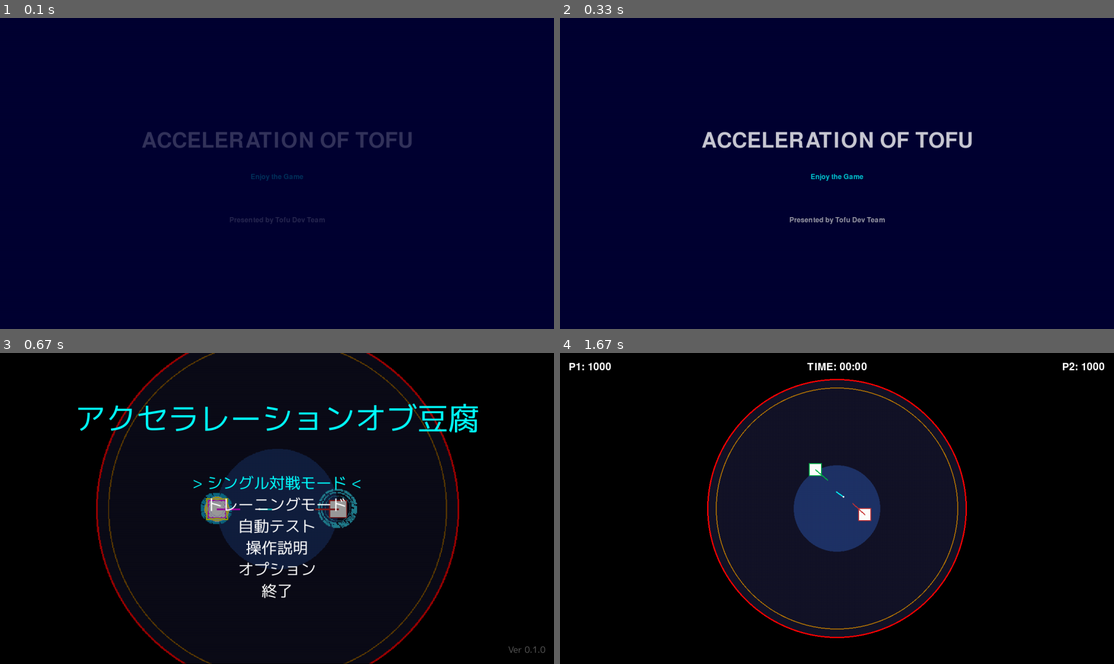
Above: before the commit, frames 1-4 (two rows, left to right).
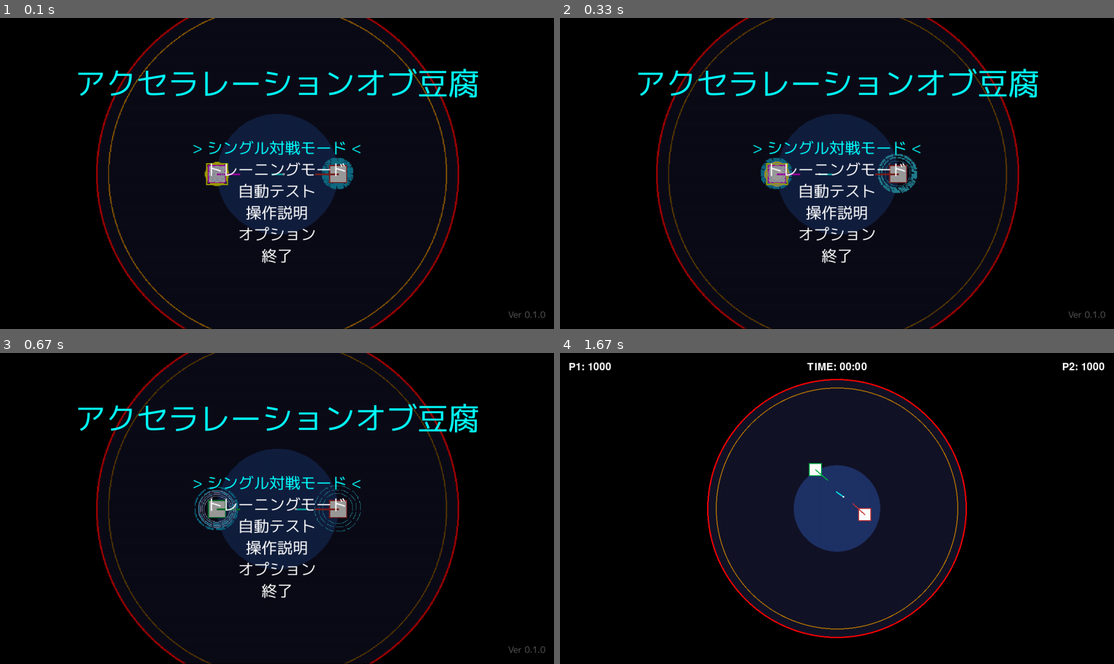
Above: after the commit, the same moments.

Repository: YuujiKamura/Acceleration-of-Tofu
Game: pygame game, started from main.py
Same seed, same stepped clock (60 frames per second), same inputs: the game is played once before the commit and once after it.
Inputs:
- Up to frame 1 (0.1 s): no input
- Up to frame 2 (0.33 s): no input
- Up to frame 3 (0.67 s): hold Right from 0.33 s (still down)
- Up to frame 4 (1.67 s): release Right at 0.8 s; tap Z at 0.83, 1.57 s; hold Up 1.17-1.47 s; hold Right from 1.5 s (still down); hold D from 1.5 s (still down)

The runs differ from the first frame. In frame 1, 99% of the frame differs, in the area x 0-100%, y 0-100%; in frame 2, 100%; in frame 3, 1.0%; in frame 4, nothing differs.

Commit message:
feat(ui): 紺色スプラッシュ (ACCELERATION OF TOFU / Enjoy the Game) を廃止
起動直後に 2.5 秒表示されていた SplashScreenState は、pygbag ローダー
＋タイトル画面の間に挟まる余計なフェード画面でしかなく UX 的に不要。
丸ごと削除し、Game.__init__ が既に行っている TitleState への遷移を
そのまま使う。

Diff:
--- a/game/states.py
+++ b/game/states.py
@@ -772,98 +772,3 @@
             text = self.menu_font.render(item, True, color)
             x, y = self.menu_positions[i]
             screen.blit(text, (x - text.get_width() // 2, y - text.get_height() // 2))
-
-
-class SplashScreenState(BaseState):
-    """スプラッシュスクリーン状態 - ゲーム起動時に表示される"""
-
-    def __init__(self, game: "Game"):
-        super().__init__(game)
-        self.display_duration = 2500  # 表示時間 (ミリ秒)
-        self.fade_duration = 400  # フェード時間 (ミリ秒)
-        self.start_time = pygame.time.get_ticks()
-        self.force_transition_after = 2500
-        self.transition_started = False
-
-        self.font_large = pygame.font.Font(None, 72)
-        self.font_small = pygame.font.Font(None, 24)
-
-        self.alpha = 0
-        self.fade_state = 0  # 0: フェードイン, 1: 表示中, 2: フェードアウト, 3: 完了
-        self.logo_text = "ACCELERATION OF TOFU"
-        self.subtitle_text = "Enjoy the Game"
-        self.credit_text = "Presented by Tofu Dev Team"
-
-    def handle_input(self, event: pygame.event.Event):
-        if event.type == pygame.KEYDOWN:
-            self.skip_to_title()
-
-    def skip_to_title(self):
-        """即座にタイトル画面に遷移"""
-        if self.transition_started:
-            return
-        self.transition_started = True
-        self.game.change_state(TitleState(self.game))
-
-    def update(self):
-        """スプラッシュ画面の更新処理"""
-        if self.transition_started:
-            return
-
-        current_time = pygame.time.get_ticks()
-        elapsed_time = current_time - self.start_time
-
-        # 強制遷移チェック
-        if elapsed_time >= self.force_transition_after:
-            self.skip_to_title()
-            return
-
-        # フェードイン
-        if self.fade_state == 0:
-            if elapsed_time < self.fade_duration:
-                self.alpha = int(255 * (elapsed_time / self.fade_duration))
-            else:
-                self.alpha = 255
-                self.fade_state = 1
-
-        # 表示中
-        elif self.fade_state == 1:
-            if elapsed_time > self.display_duration - self.fade_duration:
-                self.fade_state = 2
-
-        # フェードアウト
-        elif self.fade_state == 2:
-            fade_progress = (
-                elapsed_time - (self.display_duration - self.fade_duration)
-            ) / self.fade_duration
-            self.alpha = max(0, int(255 * (1 - fade_progress)))
-            if self.alpha <= 0:
-                self.fade_state = 3
-                self.skip_to_title()
-
-    def draw(self, screen: pygame.Surface):
-        """スプラッシュ画面の描画"""
-        screen.fill((0, 0, 50))
-
-        # ロゴテキスト
-        logo_render = self.font_large.render(self.logo_text, True, (255, 255, 255))
-        logo_surface = pygame.Surface(logo_render.get_size(), pygame.SRCALPHA)
-        logo_surface.blit(logo_render, (0, 0))
-        logo_surface.set_alpha(self.alpha)
-
-        # サブタイトル
-        subtitle_render = self.font_small.render(self.subtitle_text, True, (0, 255, 255))
-        subtitle_surface = pygame.Surface(subtitle_render.get_size(), pygame.SRCALPHA)
-        subtitle_surface.blit(subtitle_render, (0, 0))
-        subtitle_surface.set_alpha(self.alpha)
-
-        # クレジット
-        credit_render = self.font_small.render(self.credit_text, True, (200, 200, 200))
-        credit_surface = pygame.Surface(credit_render.get_size(), pygame.SRCALPHA)
-        credit_surface.blit(credit_render, (0, 0))
-        credit_surface.set_alpha(self.alpha)
-
-        # 画面中央に配置
-        screen.blit(logo_surface, (SCREEN_WIDTH // 2 - logo_render.get_width() // 2, SCREEN_HEIGHT // 2 - 100))
-        screen.blit(subtitle_surface, (SCREEN_WIDTH // 2 - subtitle_render.get_width() // 2, SCREEN_HEIGHT // 2))
-        screen.blit(credit_surface, (SCREEN_WIDTH // 2 - credit_render.get_width() // 2, SCREEN_HEIGHT // 2 + 100))
--- a/main.py
+++ b/main.py
@@ -11,7 +11,6 @@
 from game.constants import FPS, SCREEN_HEIGHT, SCREEN_WIDTH
 from game.game import Game
 from game.i18n import set_language, tr
-from game.states import SplashScreenState
 
 
 async def main():
@@ -35,8 +34,9 @@
     screen = pygame.display.set_mode((SCREEN_WIDTH, SCREEN_HEIGHT))
     clock = pygame.time.Clock()
 
+    # Game.__init__ が既に TitleState を current_state に設定しているので、
+    # ここで追加の change_state は呼ばない (スプラッシュは廃止)。
     game = Game(screen, debug=args.debug)
-    game.change_state(SplashScreenState(game))
 
     running = True
     while running:
